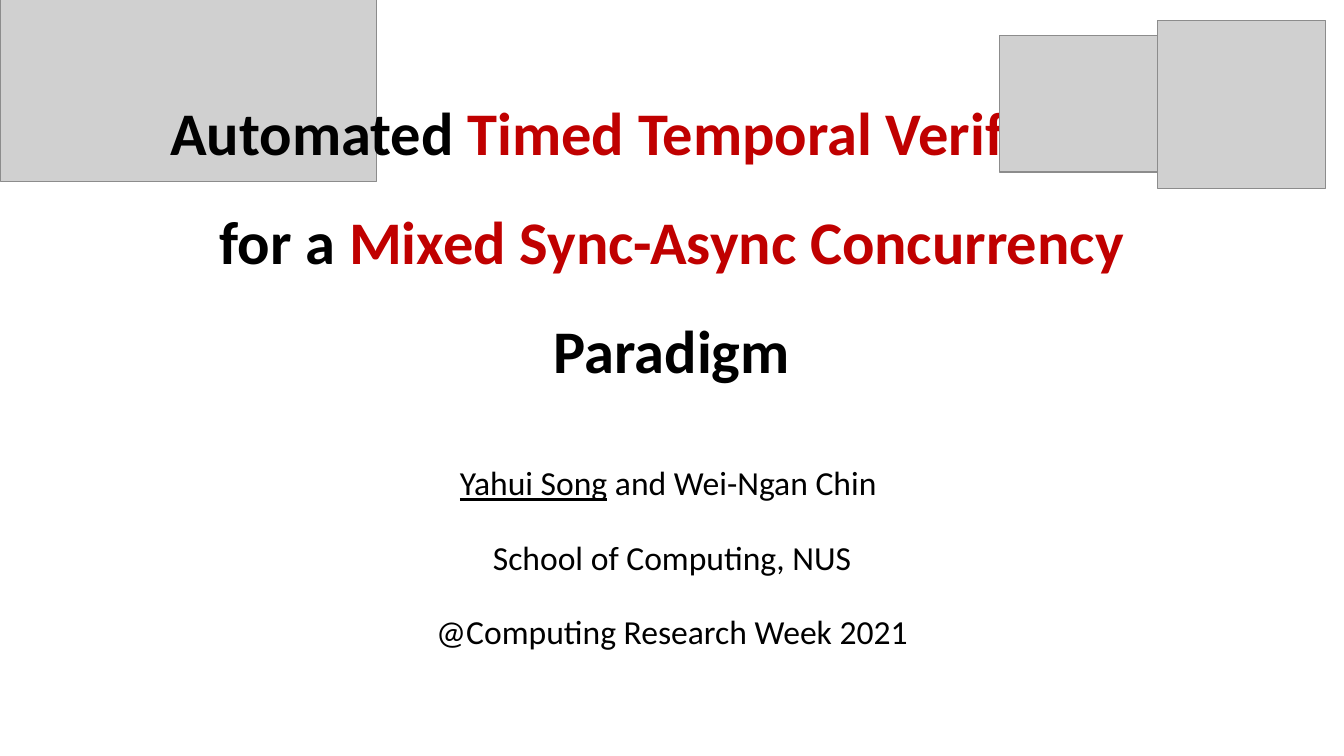
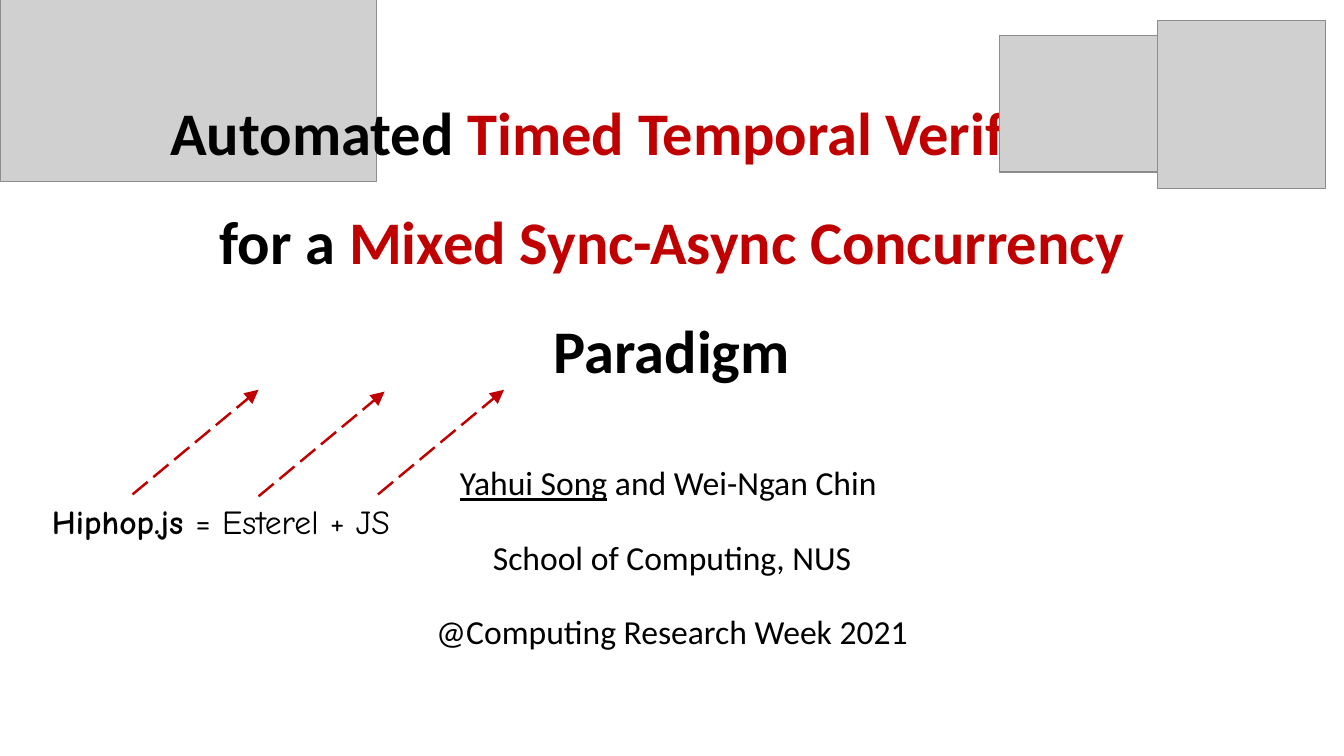
Before and after one commit to songyahui/Semantics_HIPHOP, a slide deck: slide 2 of timed_eff.pptx. Drawn at 1344x756 pixels with LibreOffice and Linux fonts; fonts in the diff are those of the drawing; grey boxes stand for pictures. Boxes give left, top, right and bottom in pixels: in the first picture for what was removed or moved away, otherwise in the second. Text is boxed around its words. In the diff, an @@ line names an element or a change of style, - is before the commit and + after.

```diff
--- a/timed_eff.pptx
+++ b/timed_eff.pptx
@@ arrow added from (132, 494) to (258, 390), #C00000 1.75 pt dashed @@
@@ arrow added from (259, 496) to (385, 392), #C00000 1.75 pt dashed @@
@@ arrow added from (378, 494) to (504, 390), #C00000 1.75 pt dashed @@
@@ text added at bbox=[52, 511, 390, 540], 24 pt, text #000000 @@
+Hiphop.js = Esterel + JS
```
Also in this commit, not shown: 9 other slides changed, 8 slides added.
